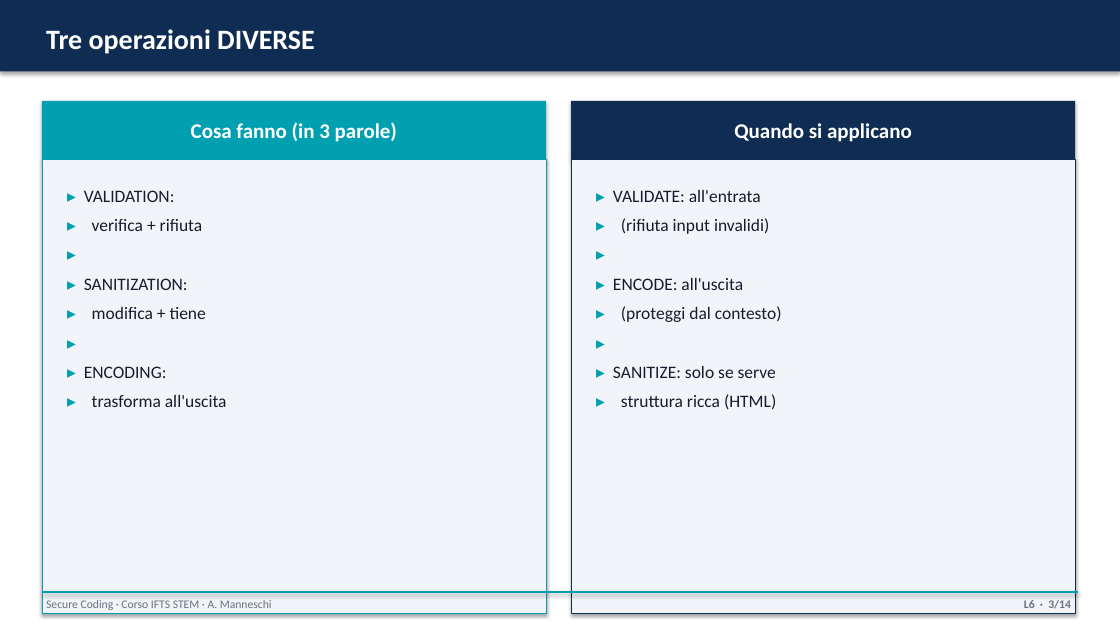
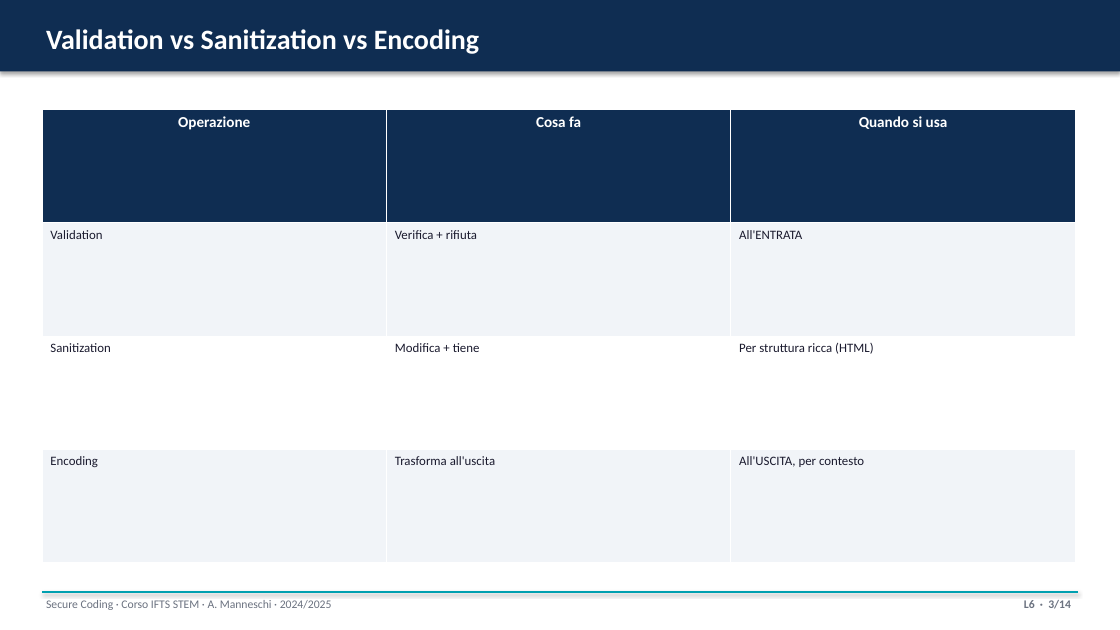
Before and after one commit to ss4i/corso-stem-ifts-secure-coding, a slide deck: slide 3 of slide/L6_validation_supply.pptx. Drawn at 1120x630 pixels with LibreOffice and Linux fonts; fonts in the diff are those of the drawing. Boxes give left, top, right and bottom in pixels: in the first picture for what was removed or moved away, otherwise in the second. Text is boxed around its words. In the diff, an @@ line names an element or a change of style, - is before the commit and + after.

```diff
--- a/slide/L6_validation_supply.pptx
+++ b/slide/L6_validation_supply.pptx
@@ text at <box>46,29,479,54</box>: text changed @@
-Tre operazioni DIVERSE
+Validation vs Sanitization vs Encoding
@@ rectangle removed at <box>42,101,546,160</box> @@
@@ table added at <box>42,109,1075,563</box>, 4 rows, 3 columns @@
+Operazione | Cosa fa | Quando si usa
+Validation | Verifica + rifiuta | All'ENTRATA
+Sanitization | Modifica + tiene | Per struttura ricca (HTML)
+Encoding | Trasforma all'uscita | All'USCITA, per contesto
@@ rectangle removed at <box>571,101,1075,160</box> @@
@@ text removed at <box>191,122,397,142</box> @@
-Cosa fanno (in 3 parole)
@@ text removed at <box>734,123,912,142</box> @@
-Quando si applicano
@@ rectangle removed at <box>42,160,546,613</box> @@
@@ rectangle removed at <box>571,160,1075,613</box> @@
@@ text removed at <box>84,190,227,407</box> @@
-▸ VALIDATION:
-▸ verifica + rifiuta
-▸
-▸ SANITIZATION:
-▸ modifica + tiene
-▸
-▸ ENCODING:
-▸ trasforma all'uscita
@@ text removed at <box>613,190,782,410</box> @@
-▸ VALIDATE: all'entrata
-▸ (rifiuta input invalidi)
-▸
-▸ ENCODE: all'uscita
-▸ (proteggi dal contesto)
-▸
-▸ SANITIZE: solo se serve
-▸ struttura ricca (HTML)
@@ text at <box>46,600,332,610</box>: text changed @@
-Secure Coding · Corso IFTS STEM · A. Manneschi
+Secure Coding · Corso IFTS STEM · A. Manneschi · 2024/2025
```
Also in this commit, not shown: 11 other slides changed, 2 slides added, 2 slides removed, 26 other files.
